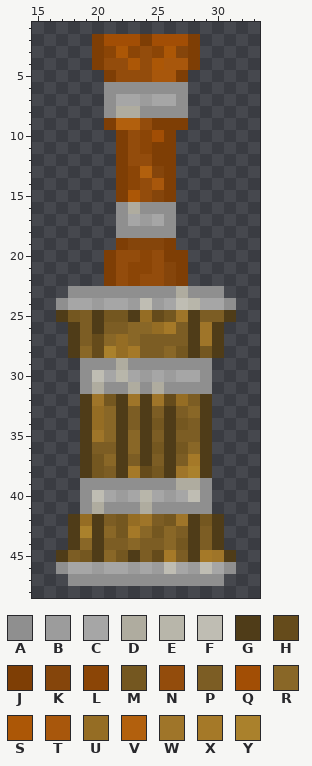
Two versions of one pixel-art sprite, resources/sprites/towers/turrets/gluer/fire/002.png. Above is the file before it was changed.
The file is 50x50 pixels. Colours within 5 levels of each other are drawn and written as one. Shown: x 15..33, y 1..48.
Palette (. is transparent): A #8f8f8f  B #9c9c9c  C #a6a6a6  D #afac9f  E #b8b6aa  F #bfbdb3  G #4f3c18  H #654b1b  J #7e3e05  K #85450b  L #8b4506  M #745720  N #934c0c  P #7c5d24  Q #a24e05  R #896727  S #ac5706  T #a8570c  U #956d24  V #b2600d  W #9f7529  X #a57928  Y #aa812c
Pixels before, first column x 17:
 2 ...JQQQJQQQJ...
 3 ...JLSLNLSKJ...
 4 ...JNNSNSTTJ...
 5 ....JNNNTTJ....
 6 ....AAAAAAA....
 7 ....ACCBCCA....
 8 ....ADDAAAA....
 9 ....JVVNJJJ....
10 .....JNLQJ.....
11 .....JNLJJ.....
12 .....JNNJJ.....
13 .....JLVKJ.....
14 .....JLNTJ.....
15 .....JSNKJ.....
16 .....ADAAA.....
17 .....ACBCA.....
18 .....AAAAA.....
19 .....JKKKJ.....
20 ....JNNLNJJ....
21 ....JNLLNKJ....
22 ....JNLNNKJ....
23 .AAAAAAAAADAAA.
24 ACCBCCBFBCFECCA
25 GMPGMMGUHMWGPPG
26 .GPGPPRRUXPGWG.
27 .GPHRURPPPPGWG.
28 .GRHYUXPPRMGMG.
29 ..AAADAAAAAAA..
30 ..AFCECBCBCCA..
31 ..ADAADADAAAA..
32 ..GWMGWGWHUPG..
33 ..GURGPGPGPRG..
34 ..GURGPGMGMPG..
35 ..GWRGRGPGPPG..
36 ..GPPGRGMGMRG..
37 ..GMRGPGPGPXG..
38 ..GMPGXHMGWYG..
39 ..AAAAAAAADDA..
40 ..AFCBCECBCFA..
41 ..ADAAADAAAAA..
42 .GUGPMUWPMWGMG.
43 .GYGRMXRMRPGPG.
44 .GRGPPRPPRMGPG.
45 GPMGRMGPHXPGXWG
46 ACCBCCBCBFCBFCA
47 .AAAAAAAAAAAAA.
And afterwards:
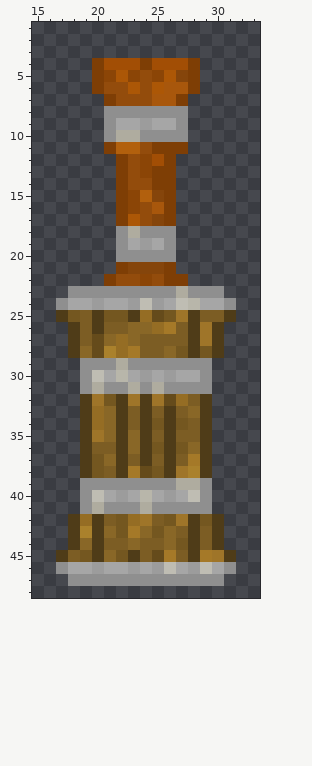
Diff:
{"y":2,"x":20,"old":"JQQQJQQQJ","new":"........."}
{"y":3,"x":20,"old":"JLSLNLSKJ","new":"........."}
{"y":4,"x":21,"old":"NNSNSTT","new":"QQQJQQQ"}
{"y":5,"x":20,"old":".JNN","new":"JLSL"}
{"y":5,"x":25,"old":"TTJ.","new":"LSKJ"}
{"y":6,"x":20,"old":".AAAAAAA.","new":"JNNSNSTTJ"}
{"y":7,"x":21,"old":"ACCBCCA","new":"JNNNTTJ"}
{"y":8,"x":22,"old":"DD","new":"AA"}
{"y":9,"x":21,"old":"JVVNJJJ","new":"ACCBCCA"}
{"y":10,"x":21,"old":".JNLQJ.","new":"ADDAAAA"}
{"y":11,"x":21,"old":".JNL","new":"JVVN"}
{"y":11,"x":27,"old":".","new":"J"}
{"y":12,"x":24,"old":"NJ","new":"LQ"}
{"y":13,"x":23,"old":"LVK","new":"NLJ"}
{"y":14,"x":23,"old":"L","new":"N"}
{"y":14,"x":25,"old":"T","new":"J"}
{"y":15,"x":23,"old":"SN","new":"LV"}
{"y":16,"x":22,"old":"ADAAA","new":"JLNTJ"}
{"y":17,"x":22,"old":"ACBCA","new":"JSNKJ"}
{"y":18,"x":23,"old":"A","new":"D"}
{"y":19,"x":22,"old":"JKKKJ","new":"ACBCA"}
{"y":20,"x":21,"old":"JNNLNJJ","new":".AAAAA."}
{"y":21,"x":21,"old":"JNLLNKJ","new":".JKKKJ."}
{"y":22,"x":23,"old":"LN","new":"NL"}
{"y":22,"x":26,"old":"K","new":"J"}
{"label":"changed","picture_box":[92,34,200,286]}
